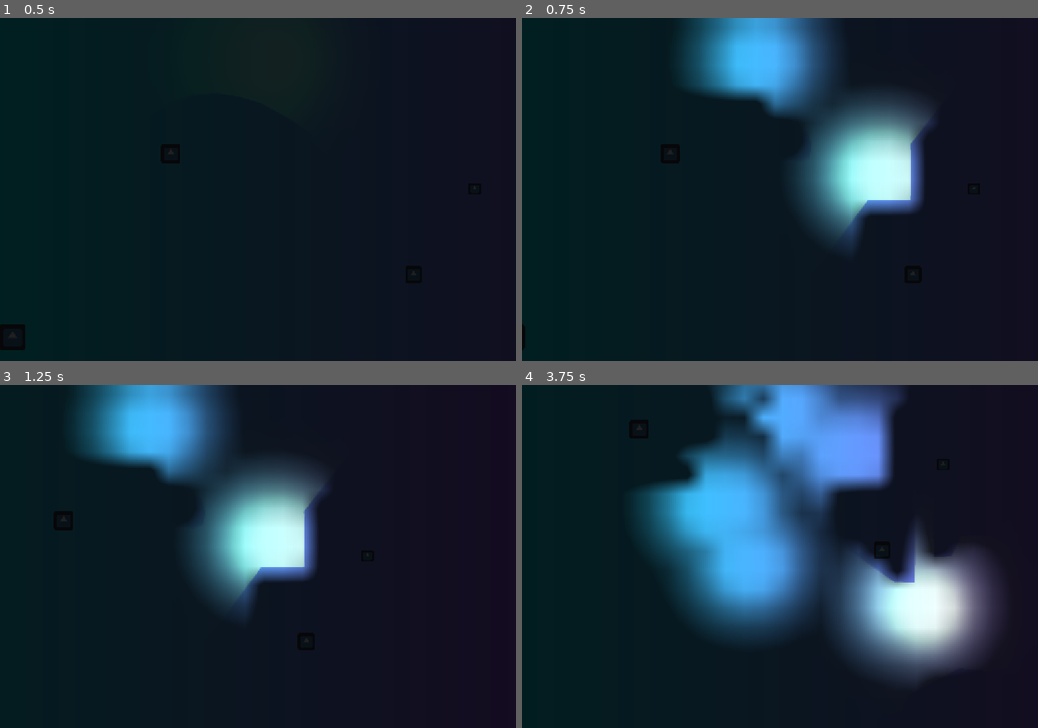
Above: before the commit, frames 1-4 (two rows, left to right).
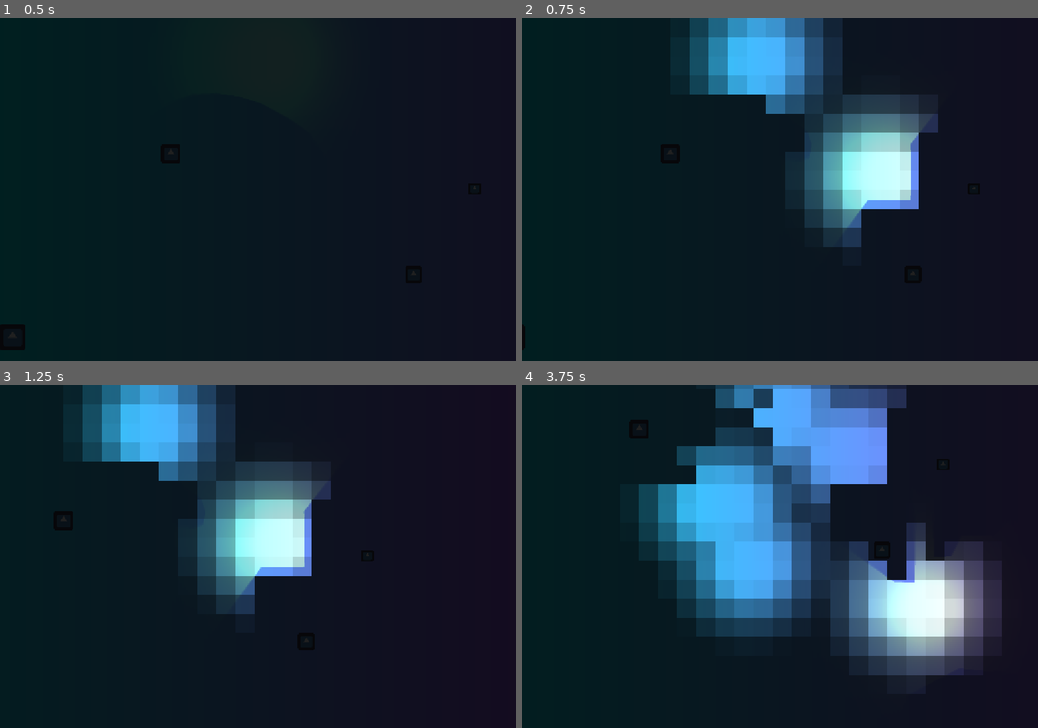
Above: after the commit, the same moments.

Repository: 87PizzaStudios/godot_light_fow
Game: Godot game, scene res://World.tscn
The game is run twice, just before and just after one commit, with the same random seed, the same clock (stepped at 60 frames per second) and the same inputs. The engine's default icon, where the game draws it, is replaced by a stand-in: a white triangle on a blue panel in a dark square.
Inputs (mouse positions are in pixels of both pictures, inside the frame that each line leads up to):
- Up to frame 1 (0.5 s): no input
- Up to frame 2 (0.75 s): tap Enter at 0.5 s; move the mouse to (893, 172) at 0.52 s; hold Mouse wheel up (zoom_in) from 0.53 s (still down); click (893, 172) at 0.67 s
- Up to frame 3 (1.25 s): keep holding Mouse wheel up (zoom_in)
- Up to frame 4 (3.75 s): move the mouse to (676, 573) at 1.27 s; release Mouse wheel up (zoom_in) at 1.28 s; tap Mouse wheel down (zoom_out) at 1.35, 2.85 s; click (676, 573) at 1.42 s; move the mouse to (831, 481) at 2.02 s; hold Mouse wheel up (zoom_in) 2.03-2.78 s; click (831, 481) at 2.17 s; move the mouse to (754, 625) at 2.77 s; click (754, 625) at 2.92 s; move the mouse to (934, 607) at 3.52 s; hold Mouse wheel up (zoom_in) from 3.53 s (still down); click (934, 607) at 3.67 s

Frame 1 is identical in both runs. In frame 2, 3.8% of the frame differs, in the area x 32-81%, y 0-67%; in frame 3, 3.8%; in frame 4, 9.0%, in the area x 22-90%, y 0-85%.

Commit message:
half-working downscale feature

Diff:
--- a/World.gd
+++ b/World.gd
@@ -7,5 +7,6 @@
 func _process(_delta):
 	if Input.is_mouse_button_pressed(MOUSE_BUTTON_LEFT):
 		var pos = get_local_mouse_position()
+#		print(pos)
 		light.position = pos
 		on_light_moved.emit(pos)
--- a/fow.gdshader
+++ b/fow.gdshader
@@ -1,7 +1,7 @@
 shader_type canvas_item;
 
 uniform sampler2D fog_texture: filter_linear, repeat_enable;
-uniform sampler2D mask_texture: filter_linear;
+uniform sampler2D mask_texture: filter_nearest;
 uniform vec2 fog_scroll_velocity = vec2(0.1, 0.1);
 
 void fragment() {
--- a/fow_light.tscn
+++ b/fow_light.tscn
@@ -29,6 +29,7 @@
 grow_horizontal = 2
 grow_vertical = 2
 texture = SubResource("CanvasTexture_obslj")
+expand_mode = 3
 script = ExtResource("2_bvefo")
 
 [node name="LightSubViewport" type="SubViewport" parent="."]
@@ -40,6 +41,7 @@
 render_target_update_mode = 4
 
 [node name="Background" type="ColorRect" parent="LightSubViewport"]
+clip_contents = true
 
 [node name="CanvasModulate" type="CanvasModulate" parent="LightSubViewport"]
 color = Color(0, 0, 0, 1)
Binary file added: test_mask.png
Not shown, added: test_mask.png.import
